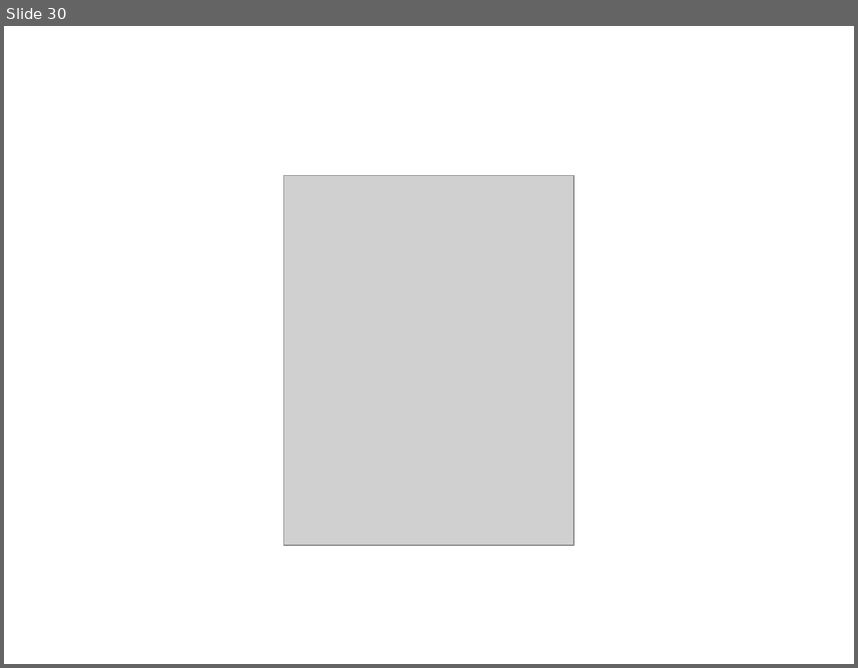
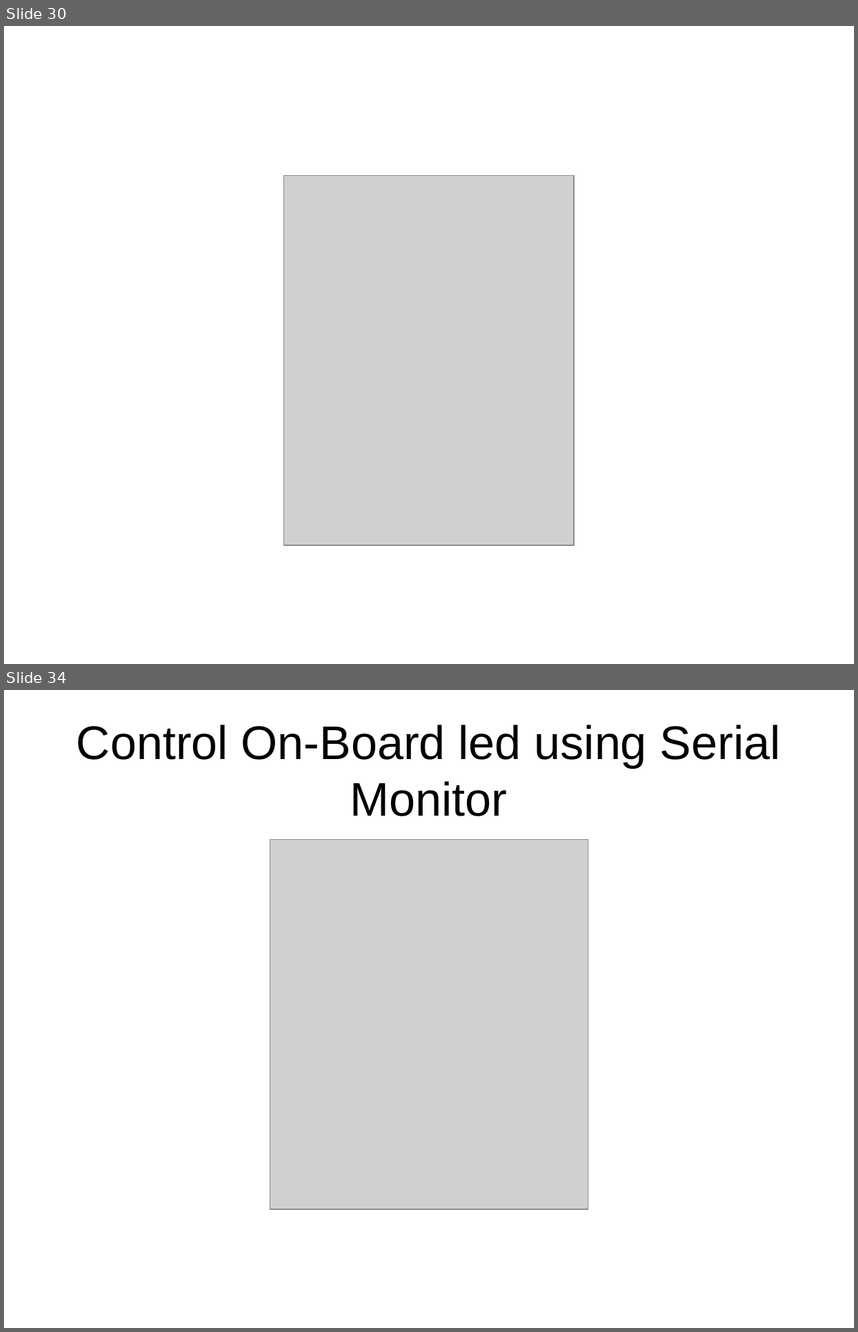
Before and after one commit to dhayanithivijayan/LearnIt, a slide deck: Arduino/DayThree.odp. Shown one above the other, each under a label of ours: slide 30 before the commit, slides 30 and 34 after it; the slides between them are not shown. The pictures are 858x668 and 858x1332 pixels, drawn with LibreOffice and Linux fonts; fonts in the diff are those of the drawing; grey boxes stand for pictures. Boxes give left, top, right and bottom in pixels: in the first picture for what was removed or moved away, otherwise in the second. Text is boxed around its words. In the diff, an @@ line names an element or a change of style, - is before the commit and + after.

```diff
--- a/Arduino/DayThree.odp
+++ b/Arduino/DayThree.odp
@@ slide 34 added at <box>4,690,854,1328</box>, background #FFFFFF @@
@@ title added at <box>76,724,780,816</box>, 44 pt, text #000000 @@
+Control On-Board led using Serial Monitor
@@ picture added at <box>270,839,588,1208</box> @@
```
Also in this commit, not shown: 3 other slides added, 1 slide removed, 5 other files.
